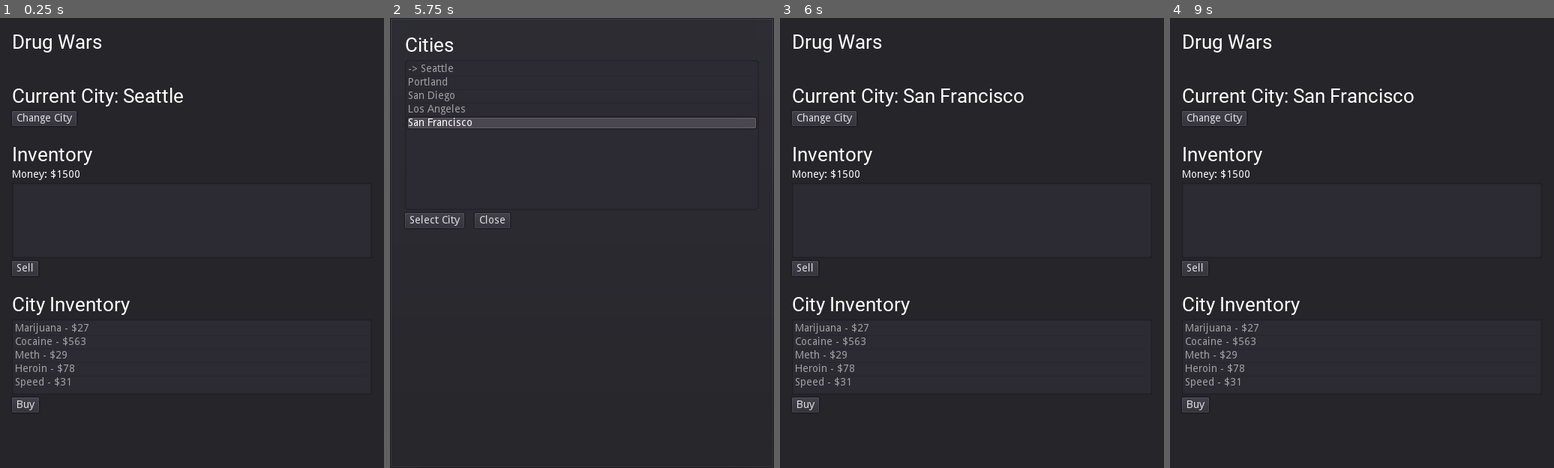
Above: before the commit, frames 1-4 (left to right).
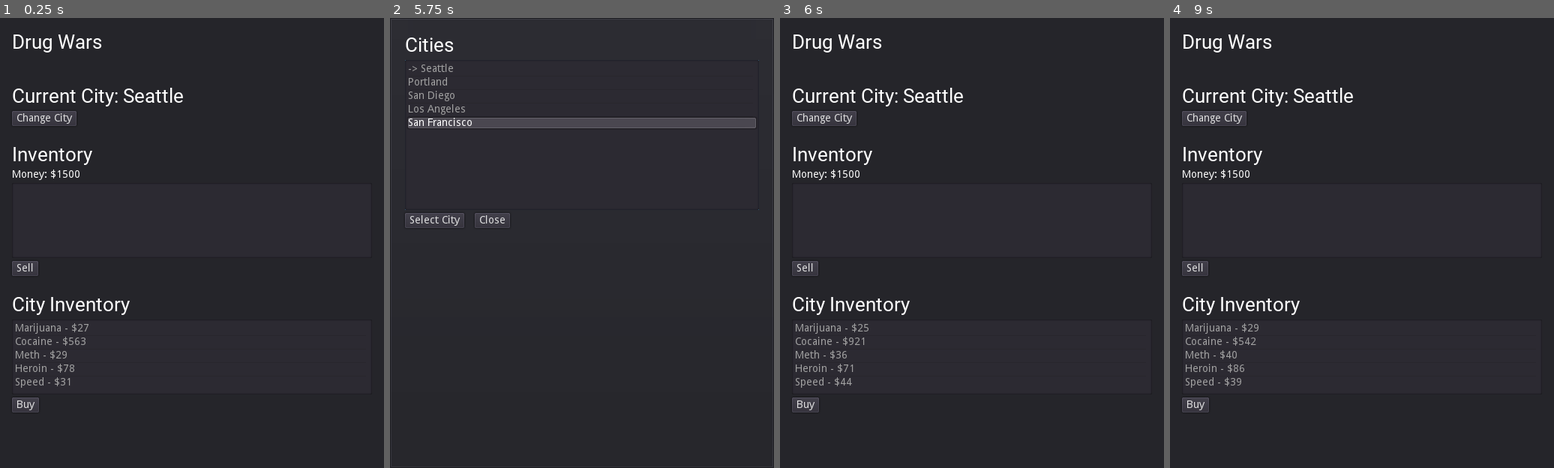
Above: after the commit, the same moments.

Repository: majormunky/GodotDrugWars
Game: Godot game, scene res://Main.tscn
The game is run twice, just before and just after one commit, with the same random seed, the same clock (stepped at 60 frames per second) and the same inputs.
Inputs:
- Up to frame 1 (0.25 s): no input
- Up to frame 2 (5.75 s): click "Change City" at 0.5 s; click "Select City" at 1.25 s; click "Sell" at 2 s; click "Buy" at 2.75 s; click "Change City" at 3.5 s; click "Sell" at 4.25 s; click "Buy" at 5 s
- Up to frame 3 (6 s): click "Select City" at 5.75 s
- Up to frame 4 (9 s): click "Change City" at 6.5 s; click "Sell" at 7.25 s; click "Buy" at 8 s; click "Select City" at 8.75 s

Frames 1-2 are identical in both runs. In frame 3, 0.5% of the frame differs, in the area x 14-64%, y 15-82%; in frame 4, 0.5%.

Commit message:
Fixed problems when switching cities where the current city label and drug list would not be updated

Diff:
--- a/Main.gd
+++ b/Main.gd
@@ -37,8 +37,10 @@
 	buy_sell_dialog.connect("buy_drugs", self, "_on_BuySellDrugDialog_buy_drugs")
 
 
-func _on_new_city_selected(new_city):
-	current_city_title.text = "Current City: " + new_city
+func _on_new_city_selected(_new_city):
+	update_current_city_label()
+	setup_drugs_for_city()
+	city_chooser.hide()
 
 
 func generate_random_drugs():
@@ -48,9 +50,8 @@
 		result.append([i.name, drug_price])
 	return result
 
-func update_current_city():
-	pass
-	# current_city_title.text = "Current City: " + cities[current_city]
+func update_current_city_label():
+	current_city_title.text = "Current City: " + city_chooser.get_current_city_name()
 
 
 func setup_drugs_for_city():
@@ -80,10 +81,8 @@
 
 
 func _on_SelectCityButton_pressed():
-	# current_city = city_chooser.find_node("CityList").get_selected_items()[0]
-	update_current_city()
+	update_current_city_label()
 	setup_drugs_for_city()
-
 	city_chooser.hide()
 
 
